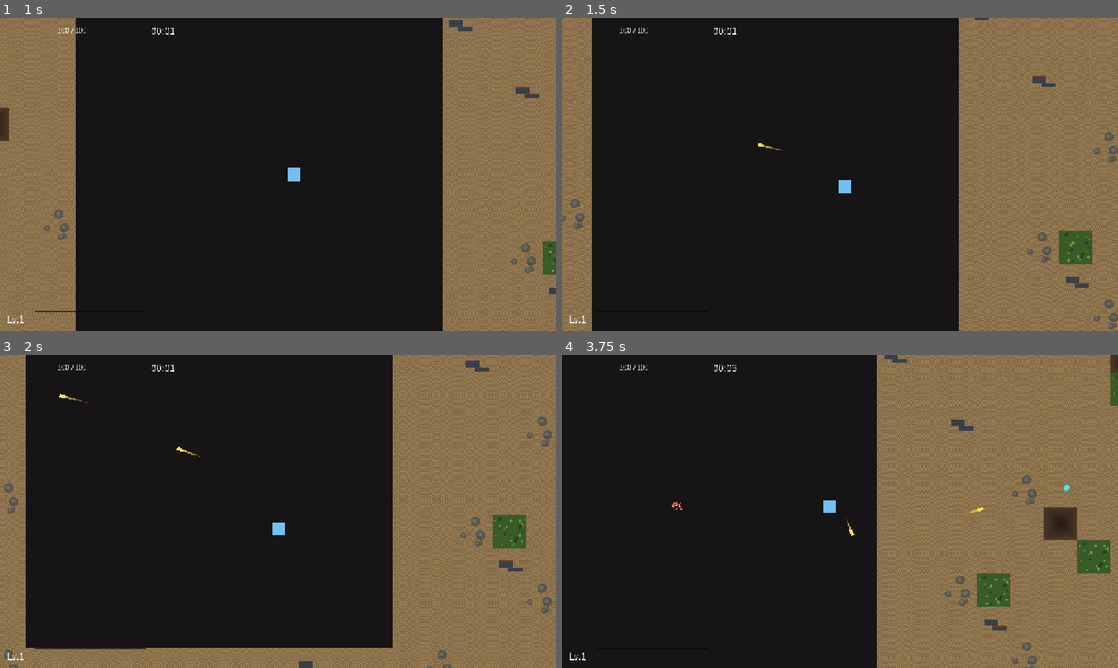
Above: before the commit, frames 1-4 (two rows, left to right).
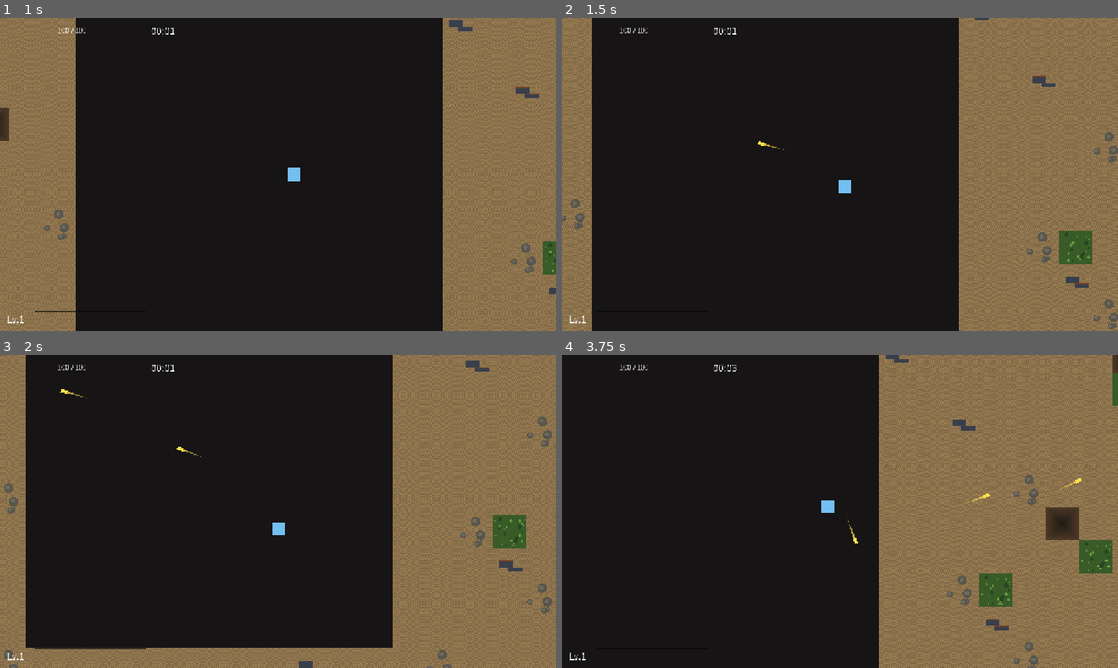
Above: after the commit, the same moments.

Repository: godlikeking/Wasteland-Overdrive
Game: Godot game, scene res://scenes/main.tscn
The game is run twice, just before and just after one commit, with the same random seed, the same clock (stepped at 60 frames per second) and the same inputs.
Inputs:
- Up to frame 1 (1 s): tap Enter at 0.5 s; hold D (move_right) from 0.53 s (still down)
- Up to frame 2 (1.5 s): release D (move_right) at 1.28 s; hold S (move_down) from 1.28 s (still down)
- Up to frame 3 (2 s): keep holding S (move_down)
- Up to frame 4 (3.75 s): release S (move_down) at 2.03 s; hold D (move_right) 2.03-2.78 s; hold W (move_up) 2.78-3.53 s; hold A (move_left) from 3.53 s (still down)

Frame 1 is identical in both runs. In frame 2, less than 0.1% of the frame differs, in the area x 35-41%, y 39-43%; in frame 3, less than 0.1%; in frame 4, 12%, in the area x 19-100%, y 0-100%.

Commit message:
fix(spawn+enemy): tighter spawn ring + drop debug print
Debug output proved chasers were moving correctly (dir, vel, warmup
all sane) but the default spawn_padding=80 placed enemies ~380px
from the player, and at speed 90 they took ~4s to enter the
viewport. Bumping spawn_padding to 200 puts new spawns just inside
the screen edge so pressure is felt immediately. Also removes the
one-shot debug print.

Diff:
--- a/scenes/game.tscn
+++ b/scenes/game.tscn
@@ -55,6 +55,7 @@
 difficulty_ramp_time = 240.0
 burst_growth = 0.02
 elite_interval = 30.0
+spawn_padding = 200.0
 
 [node name="HUD" parent="." instance=ExtResource("5_hud")]
 
--- a/scripts/enemy.gd
+++ b/scripts/enemy.gd
@@ -16,7 +16,6 @@
 var swamp_slow: float = 1.0   # toxic swamp slow multiplier
 var _repath_accum: float = 0.0
 var _nav_warmup: float = 0.4
-var _debug_printed: bool = false
 const REPATH_INTERVAL: float = 0.3
 
 # Behavior runtime state
@@ -93,12 +92,6 @@
 	_maybe_repath(delta)
 	var dir: Vector2 = _steer_dir()
 	velocity = dir * _effective_speed()
-	if not _debug_printed:
-		_debug_printed = true
-		print("[Enemy chaser] pos=%s player=%s dir=%s vel=%s warmup=%s nav_finished=%s" % [
-			str(global_position), str(_player.global_position), str(dir),
-			str(velocity), str(_nav_warmup), str(nav_agent.is_navigation_finished() if nav_agent else "no agent")
-		])
 	move_and_slide()
 	_apply_contact_damage()
 
